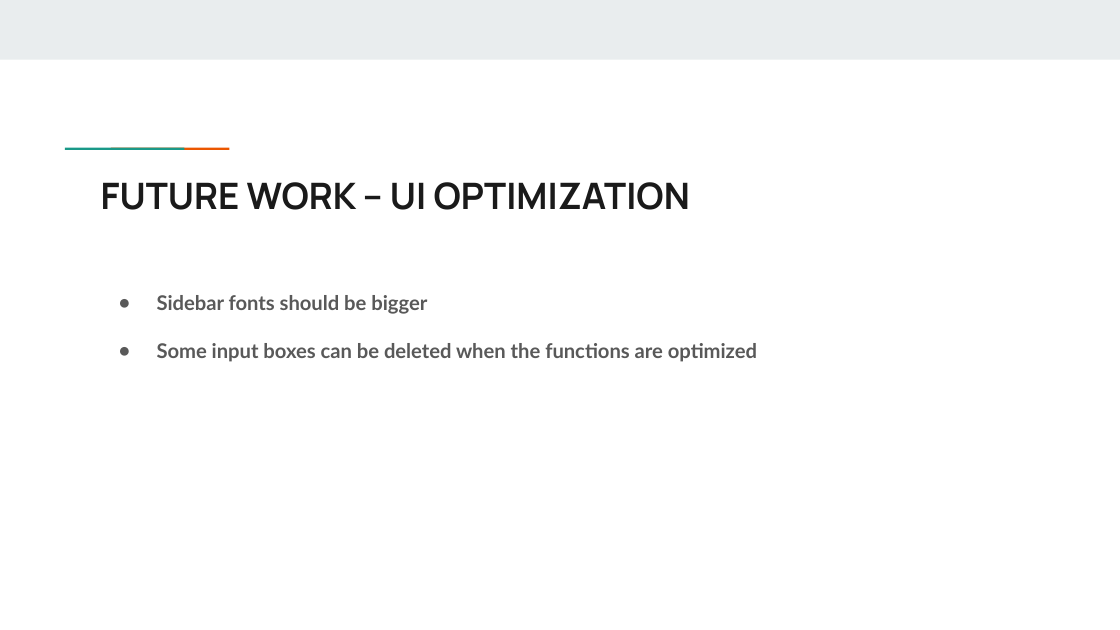
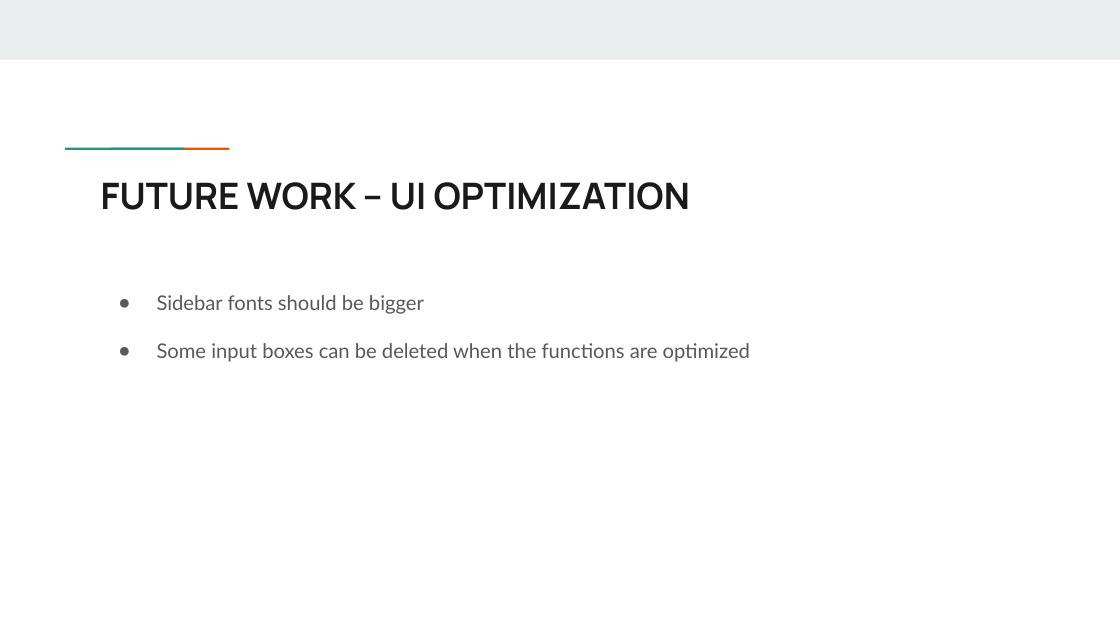
Before and after one commit to muhasenulhaque/Project-3-Group-1, a slide deck: slide 19 of Presentation on Decentralized Exchange.pptx (slide 12 before the commit). Drawn at 1120x630 pixels with LibreOffice and Linux fonts; fonts in the diff are those of the drawing. Boxes give left, top, right and bottom in pixels: in the first picture for what was removed or moved away, otherwise in the second. Text is boxed around its words. In the diff, an @@ line names an element or a change of style, - is before the commit and + after.

```diff
--- a/Presentation on Decentralized Exchange.pptx
+++ b/Presentation on Decentralized Exchange.pptx
@@ text "Sidebar fonts should be bigger" at [157, 295, 750, 362]: bold off @@
```
Also in this commit, not shown: 1 other slide changed, 9 slides added.
